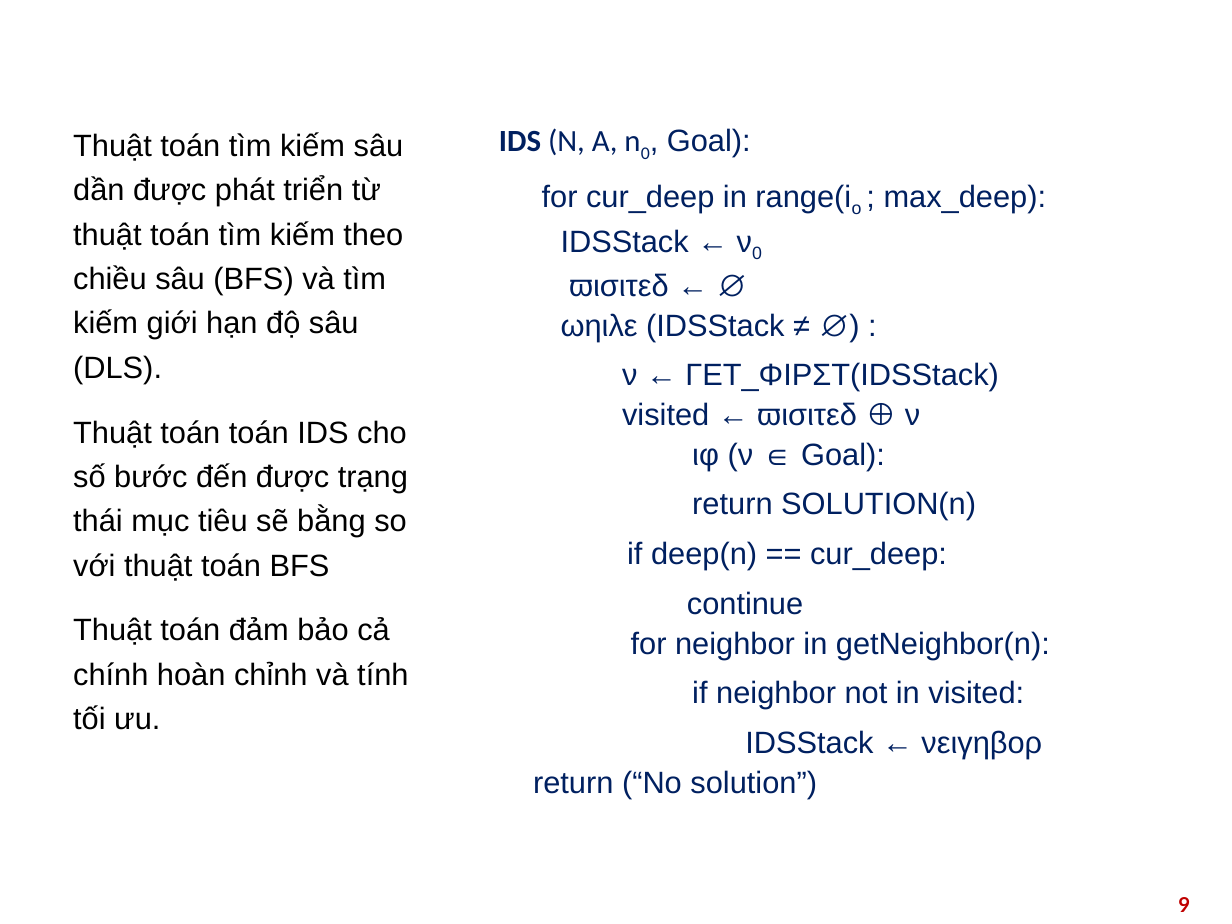
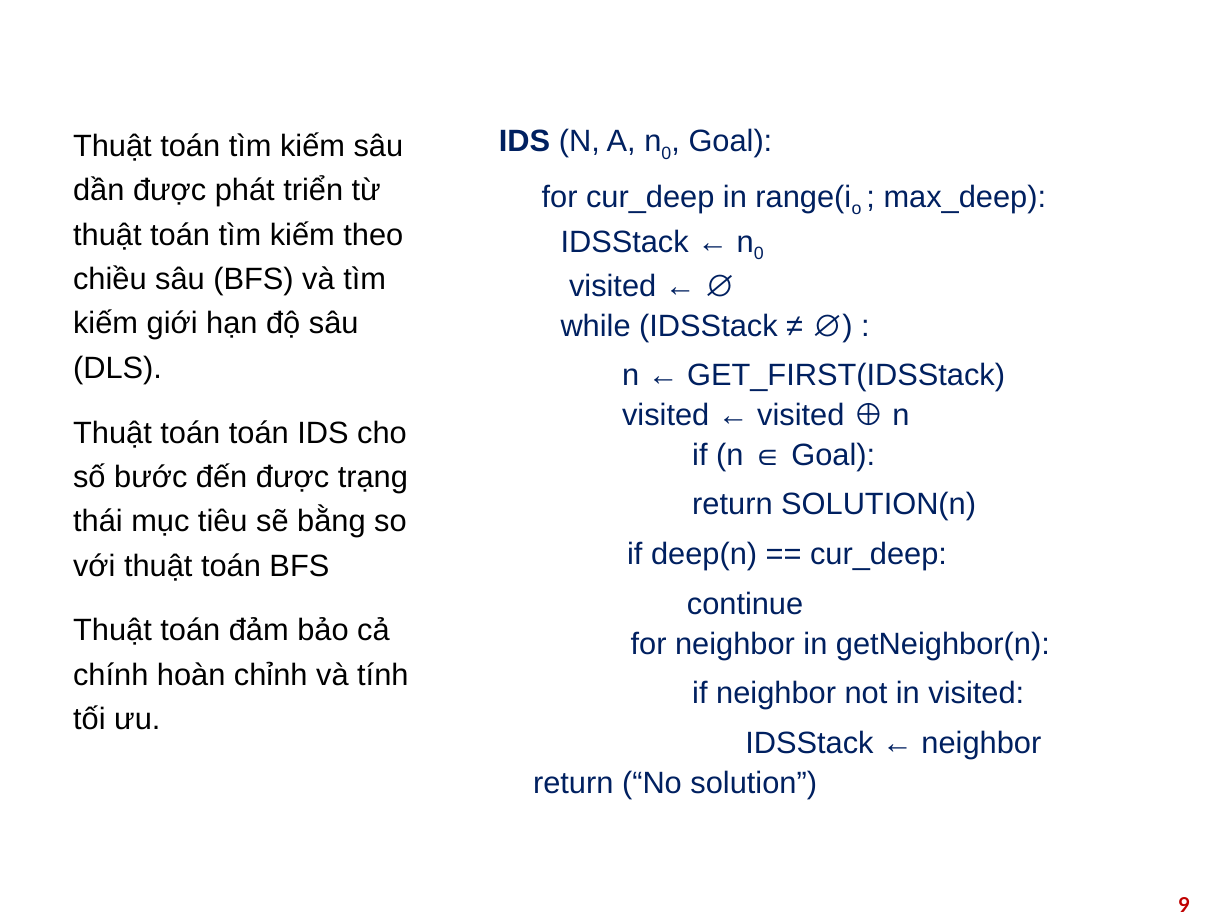
Before and after one commit to Tahuubinh/AI_HUST_Project, a slide deck: slide 9 of AI_Project_Nhom3.pptx. Drawn at 1232x924 pixels with LibreOffice and Linux fonts; fonts in the diff are those of the drawing; background and template pictures are left out. Boxes give left, top, right and bottom in pixels: in the first picture for what was removed or moved away, otherwise in the second. Text is boxed around its words. In the diff, an @@ line names an element or a change of style, - is before the commit and + after.

```diff
--- a/AI_Project_Nhom3.pptx
+++ b/AI_Project_Nhom3.pptx
@@ text at [499, 128, 773, 157]: font Calibri to Arial in "IDS (N, A, n0," @@
@@ text at [542, 184, 1047, 470]: text changed @@
-for cur_deep in range(io ; max_deep):
-IDSStack ← ν0
-ϖισιτεδ ← ∅
-ωηιλε (IDSStack ≠ ∅) :
-ν ← ΓΕΤ_ΦΙΡΣΤ(IDSStack)
-visited ← ϖισιτεδ ⊕ ν
-ιφ (ν ∈ Goal):
+for cur_deep in range(io ; max_deep):
+IDSStack ← n0
+visited ← ∅
+while (IDSStack ≠ ∅) :
+n ← GET_FIRST(IDSStack)
+visited ← visited ⊕ n
+if (n ∈ Goal):
@@ text at [533, 730, 1041, 798]: text changed @@
-IDSStack ← νειγηβορ
-return (“No solution”)
+IDSStack ← neighbor
+return (“No solution”)
```
Also in this commit, not shown: 5 other slides changed, 8 slides added, 1 other file.
